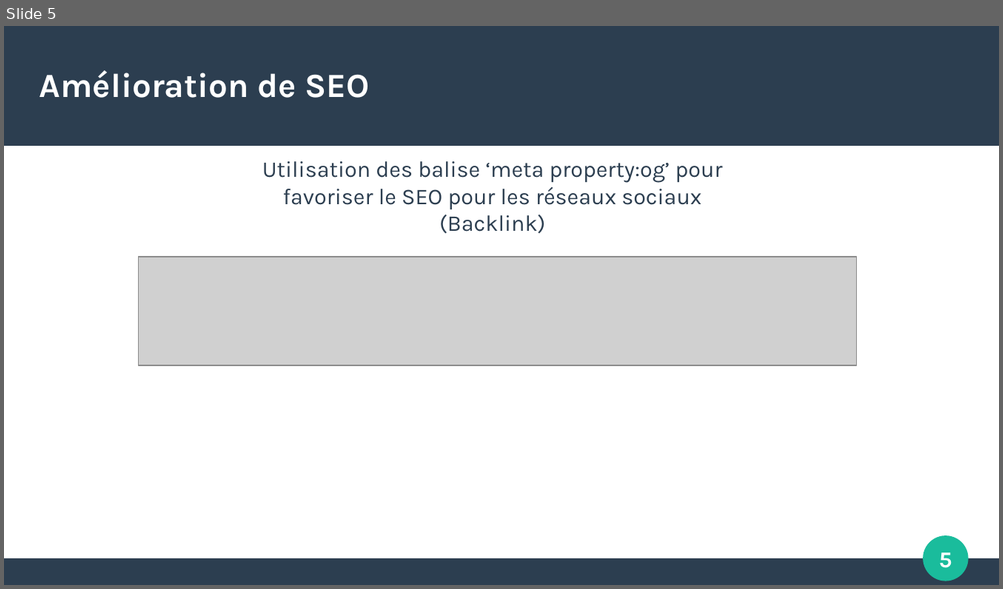
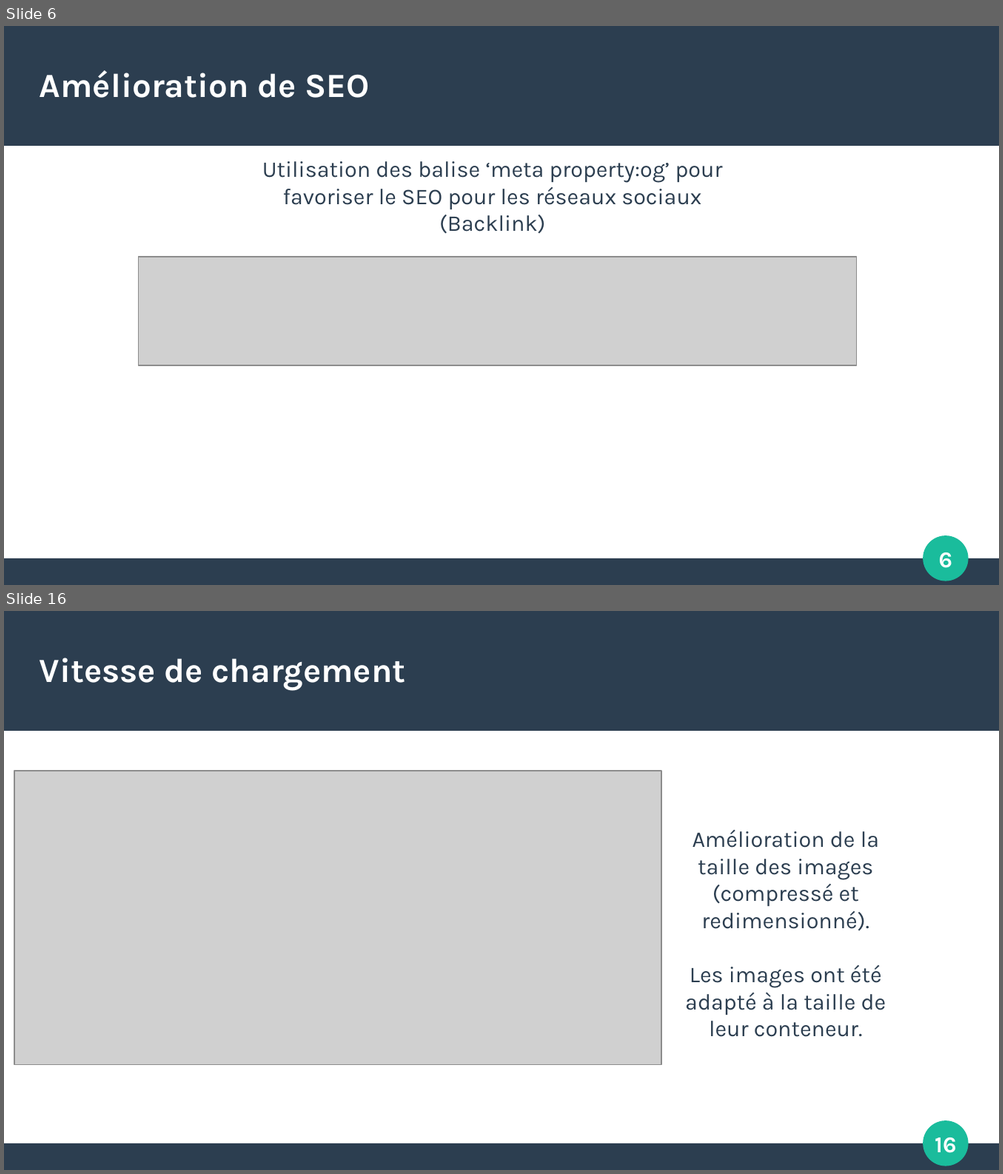
Before and after one commit to pigloo63/Projet4OPC, a slide deck: Docs/Rapport d'optimisation.odp. Shown one above the other, each under a label of ours: slide 5 before the commit, slides 6 and 16 after it; the slides between them are not shown. The pictures are 1003x589 and 1003x1174 pixels, drawn with LibreOffice and Linux fonts; fonts in the diff are those of the drawing; grey boxes stand for pictures. Boxes give left, top, right and bottom in pixels: in the first picture for what was removed or moved away, otherwise in the second. Text is boxed around its words. In the diff, an @@ line names an element or a change of style, - is before the commit and + after.

```diff
--- a/Docs/Rapport d'optimisation.odp
+++ b/Docs/Rapport d'optimisation.odp
@@ slide 16 added at bbox=[4, 611, 999, 1170], background #FFFFFF; not listed: 4 template elements that a slide beside it also shows @@
@@ title added at bbox=[40, 658, 406, 690], 27 pt, text #FFFFFF, bold @@
+Vitesse de chargement
@@ picture added at bbox=[14, 771, 661, 1065] @@
@@ text added at bbox=[685, 830, 886, 1037], 18 pt, text #2C3E50 @@
+Amélioration de la taille des images (compressé et redimensionné).
+Les images ont été adapté à la taille de leur conteneur.
@@ what was slide 5 is now slide 6 @@
@@ page number at bbox=[939, 553, 953, 568]: text changed @@
-5
+6
```
Also in this commit, not shown: 6 slides changed, 8 other slides added, 8 slides removed, 5 other files.
